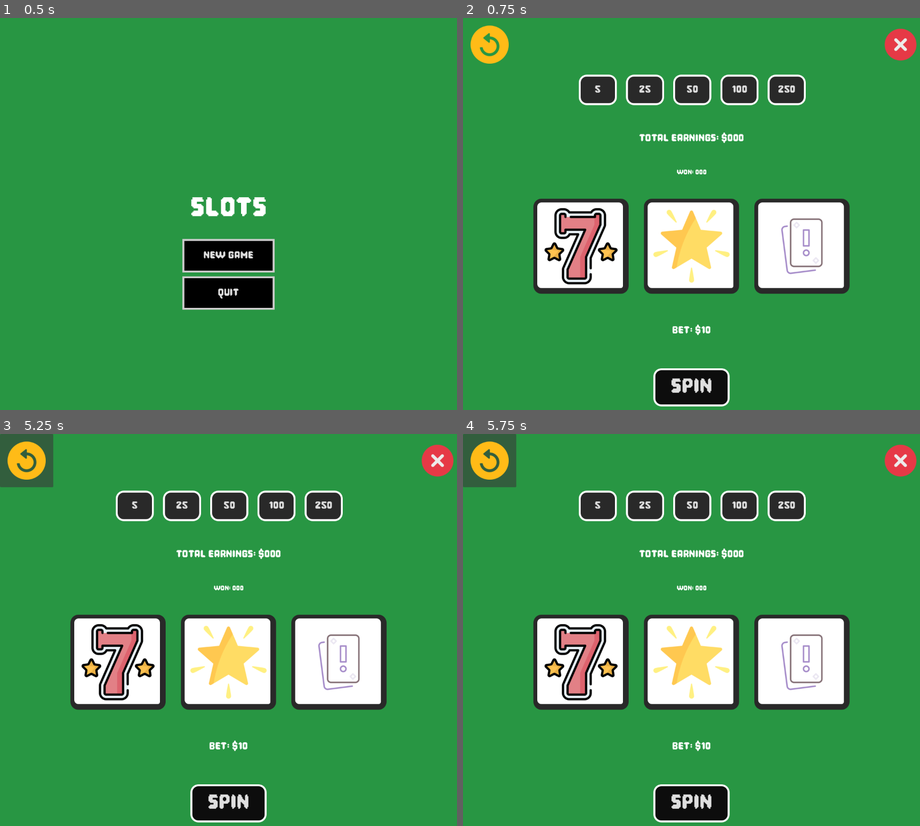
Above: before the commit, frames 1-4 (two rows, left to right).
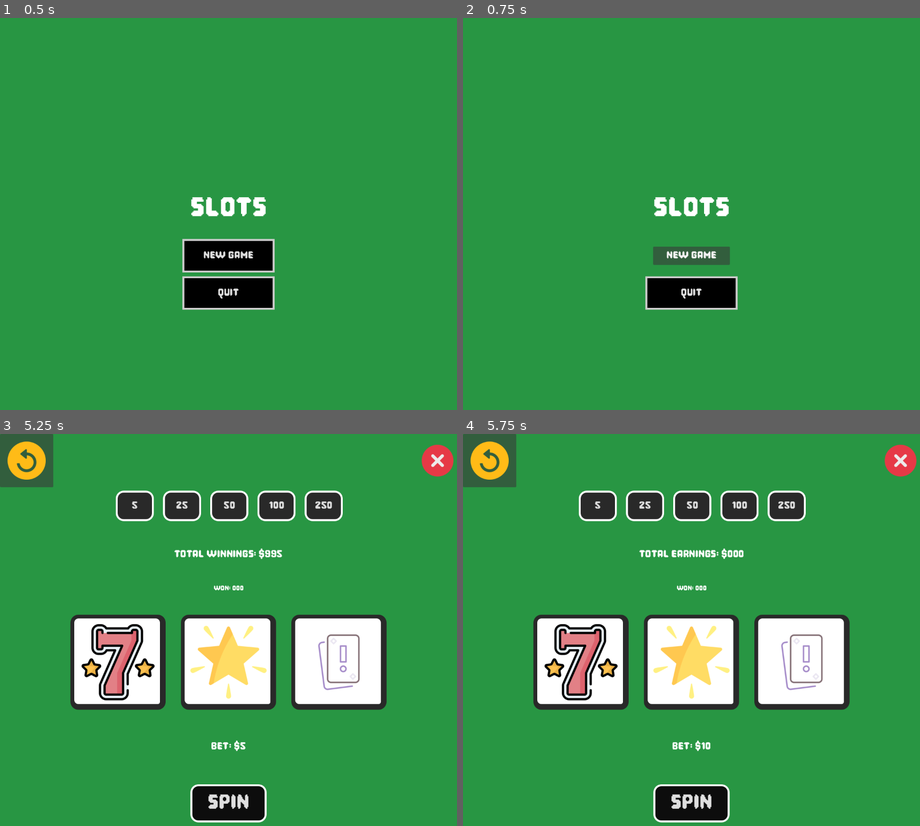
Above: after the commit, the same moments.

Repository: ankit-suman-07/GODOT_Slots
Game: Godot game, scene res://scenes/main_menu.tscn
Same seed, same stepped clock (60 frames per second), same inputs: the game is played once before the commit and once after it.
Inputs (mouse positions are in pixels of both pictures, inside the frame that each line leads up to):
- Up to frame 1 (0.5 s): no input
- Up to frame 2 (0.75 s): click "New Game" at 0.5 s
- Up to frame 3 (5.25 s): click "5" at 1.25 s; click "25" at 2 s; click "50" at 2.75 s; click "100" at 3.5 s; click "250" at 4.25 s; click (27, 461) at 5 s
- Up to frame 4 (5.75 s): no input

Frame 1 is identical in both runs. In frame 2, 22% of the frame differs, in the area x 1-100%, y 1-100%; in frame 3, 0.4%; in frame 4, nothing differs.

Commit message:
Add sound effects

Diff:
--- a/scenes/game_screen.tscn
+++ b/scenes/game_screen.tscn
@@ -7,6 +7,10 @@
 [ext_resource type="Texture2D" uid="uid://x0jvlcqbcy5s" path="res://assets/restart.png" id="5_1urxi"]
 [ext_resource type="FontFile" uid="uid://chx6dye232i65" path="res://assets/fonts/Pixel Game.otf" id="5_dthvl"]
 [ext_resource type="Texture2D" uid="uid://cpykdi6sycsnn" path="res://assets/close.png" id="6_dthvl"]
+[ext_resource type="AudioStream" uid="uid://dyhvet4vke2nk" path="res://assets/sounds/spinning.ogg" id="8_r01d7"]
+[ext_resource type="AudioStream" uid="uid://bcpwlb2646b5t" path="res://assets/sounds/coin3.wav" id="9_4m8lb"]
+[ext_resource type="AudioStream" uid="uid://poxhkn1une8s" path="res://assets/sounds/metal-small3.wav" id="10_mjl5p"]
+[ext_resource type="AudioStream" uid="uid://ds21puqjyqdj3" path="res://assets/sounds/Menu Selection Click.wav" id="11_mjl5p"]
 
 [sub_resource type="StyleBoxFlat" id="StyleBoxFlat_dv2sx"]
 bg_color = Color(1, 1, 1, 1)
@@ -263,6 +267,23 @@
 horizontal_alignment = 1
 vertical_alignment = 1
 
+[node name="SpinSound" type="AudioStreamPlayer2D" parent="." unique_id=1361774]
+stream = ExtResource("8_r01d7")
+pitch_scale = 0.3
+
+[node name="BetSelectSound" type="AudioStreamPlayer2D" parent="." unique_id=1870223717]
+stream = ExtResource("9_4m8lb")
+volume_db = 10.206
+
+[node name="SpinningStopSound" type="AudioStreamPlayer2D" parent="." unique_id=2024392804]
+stream = ExtResource("10_mjl5p")
+volume_db = 17.009
+pitch_scale = 1.06
+
+[node name="ButtonSelectSound" type="AudioStreamPlayer2D" parent="." unique_id=612493523]
+stream = ExtResource("11_mjl5p")
+volume_db = 16.224
+
 [connection signal="pressed" from="BetBtns/bet_5" to="." method="_on_bet_5_pressed"]
 [connection signal="pressed" from="BetBtns/bet_25" to="." method="_on_bet_25_pressed"]
 [connection signal="pressed" from="BetBtns/bet_50" to="." method="_on_bet_50_pressed"]
--- a/scenes/main_menu.tscn
+++ b/scenes/main_menu.tscn
@@ -2,6 +2,7 @@
 
 [ext_resource type="Script" uid="uid://cx1cmwus5c1tx" path="res://scripts/main_menu.gd" id="1_ekxnf"]
 [ext_resource type="FontFile" uid="uid://chx6dye232i65" path="res://assets/fonts/Pixel Game.otf" id="1_l6cm7"]
+[ext_resource type="AudioStream" uid="uid://ds21puqjyqdj3" path="res://assets/sounds/Menu Selection Click.wav" id="3_bqqt6"]
 
 [sub_resource type="StyleBoxFlat" id="StyleBoxFlat_l6cm7"]
 bg_color = Color(0, 0, 0, 1)
@@ -56,5 +57,9 @@
 theme_override_styles/normal = SubResource("StyleBoxFlat_l6cm7")
 text = "Quit"
 
+[node name="ButtonSelectSound" type="AudioStreamPlayer2D" parent="." unique_id=371687533]
+stream = ExtResource("3_bqqt6")
+volume_db = 14.094
+
 [connection signal="pressed" from="CenterContainer/VBoxContainer/PlayGame" to="." method="_on_play_game_pressed"]
 [connection signal="pressed" from="CenterContainer/VBoxContainer/Exit" to="." method="_on_exit_pressed"]
--- a/scripts/game_screen.gd
+++ b/scripts/game_screen.gd
@@ -9,6 +9,11 @@
 @onready var winnings_label = $WinningsLabel
 @onready var round_winning_label = $RoundWinning
 @onready var bet_label = $BetLabel
+
+@onready var spinning_sound = $SpinSound
+@onready var bet_select_sound = $BetSelectSound
+@onready var spinning_stop_sound = $SpinningStopSound
+@onready var button_select_sound = $ButtonSelectSound
 
 const SEVEN = preload("res://assets/seven.png")
 const STAR = preload("res://assets/star.png")
@@ -75,6 +80,8 @@
 	var rng = RandomNumberGenerator.new()
 	rng.randomize()
 
+	spinning_sound.play()
+
 	for i in range(15):
 		left_slot.texture = SLOT_TEXTURES[rng.randi_range(1, SLOT_TEXTURES.size()-1)]
 		mid_slot.texture = SLOT_TEXTURES[rng.randi_range(1, SLOT_TEXTURES.size()-1)]
@@ -82,6 +89,7 @@
 		await get_tree().create_timer(0.2).timeout
 	# Reset round winning every time
 	#round_winning = 0
+	spinning_stop_sound.play()
 
 	# Spin Again (WILD WILD WILD)
 	if left == mid and mid == right and left == 5:
@@ -129,6 +137,7 @@
 	winnings_label.text = "Total Winnings: $" + str(total_earned)
 
 func bet_button_clicked(bet_placed):
+	bet_select_sound.play()
 	bet = bet_placed
 	if bet_put:
 		return
@@ -155,7 +164,11 @@
 	bet_button_clicked(250)
 
 func _on_restart_btn_pressed() -> void:
+	button_select_sound.play()
+	await get_tree().create_timer(0.2).timeout
 	get_tree().reload_current_scene()
 
 func _on_close_btn_pressed() -> void:
+	button_select_sound.play()
+	await get_tree().create_timer(0.2).timeout
 	get_tree().change_scene_to_file("res://scenes/main_menu.tscn")
--- a/scripts/main_menu.gd
+++ b/scripts/main_menu.gd
@@ -1,5 +1,6 @@
 extends Control
 
+@onready var button_select_sound = $ButtonSelectSound
 
 # Called when the node enters the scene tree for the first time.
 func _ready() -> void:
@@ -13,9 +14,13 @@
 
 
 func _on_play_game_pressed() -> void:
+	button_select_sound.play()
+	await get_tree().create_timer(0.2).timeout
 	get_tree().change_scene_to_file("res://scenes/game_screen.tscn")
 
 
 
 func _on_exit_pressed() -> void:
+	button_select_sound.play()
+	await get_tree().create_timer(0.2).timeout
 	get_tree().quit()
Not shown, added: assets/sounds/Menu Selection Click.wav.import
Not shown, added: assets/sounds/coin3.wav.import
Not shown, added: assets/sounds/metal-small3.wav.import
Not shown, added: assets/sounds/spinning.ogg.import
Not shown, changed: .DS_Store
Not shown, changed: Credits.md
Not shown, changed: assets/.DS_Store
Not shown, added: assets/sounds/Menu Selection Click.wav
Not shown, added: assets/sounds/coin3.wav
Not shown, added: assets/sounds/metal-small3.wav
Not shown, added: assets/sounds/spinning.ogg
